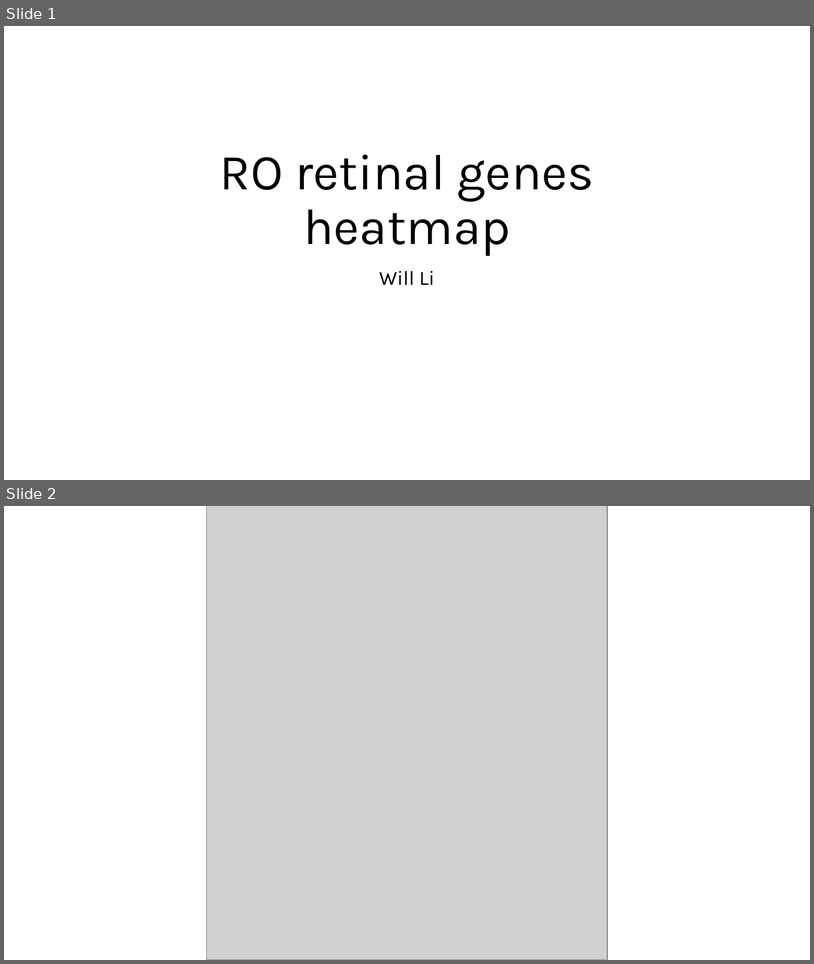
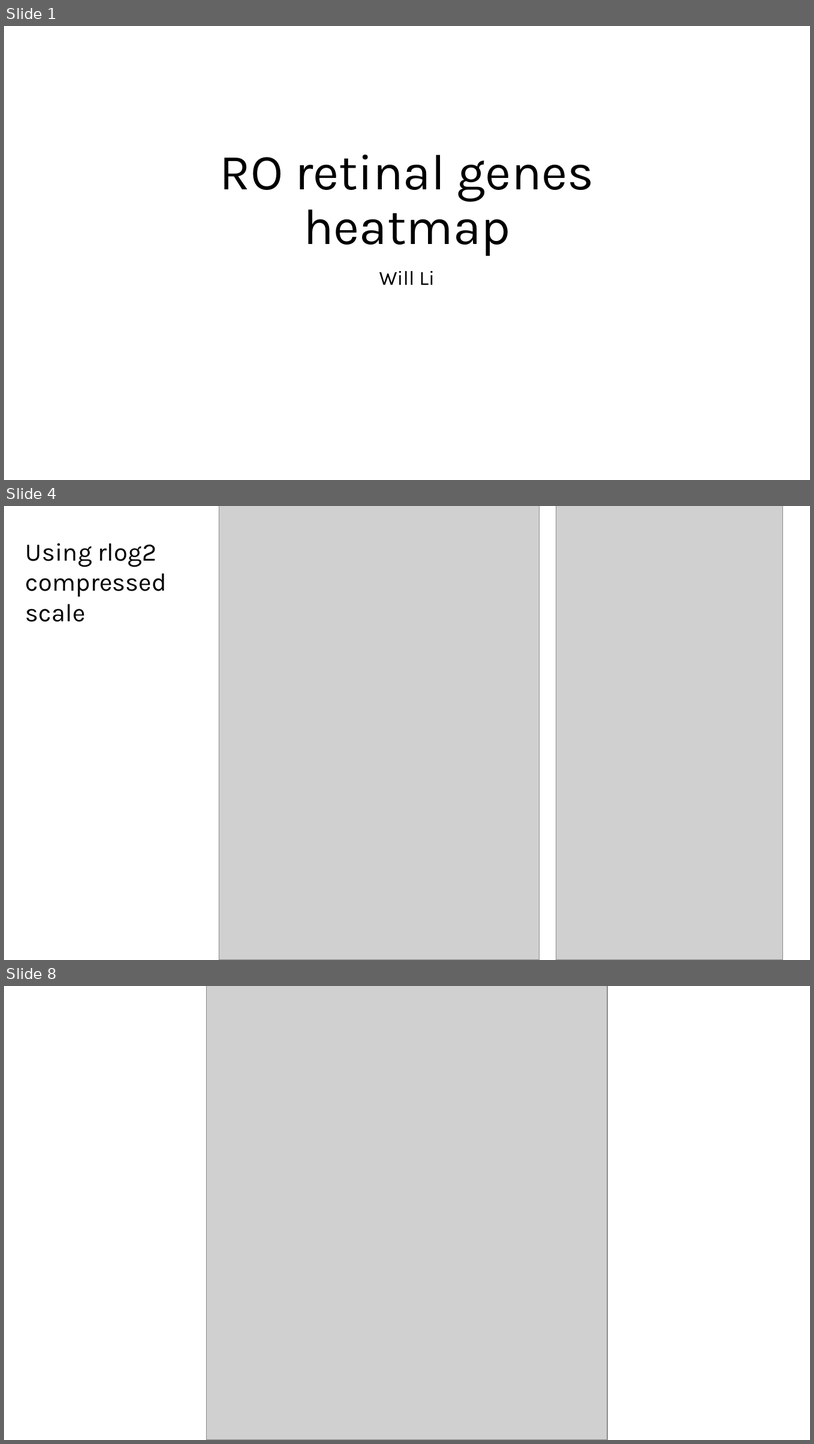
Before and after one commit to lilchromozome/RO, a slide deck: RO retinal gene heatmap.pptx. Shown one above the other, each under a label of ours: slides 1 and 2 before the commit, slides 1, 4 and 8 after it; the slides between them are not shown. The pictures are 814x964 and 814x1444 pixels, drawn with LibreOffice and Linux fonts; fonts in the diff are those of the drawing; grey boxes stand for pictures. Boxes give left, top, right and bottom in pixels: in the first picture for what was removed or moved away, otherwise in the second. Text is boxed around its words. In the diff, an @@ line names an element or a change of style, - is before the commit and + after.

```diff
--- a/RO retinal gene heatmap.pptx
+++ b/RO retinal gene heatmap.pptx
@@ slide 4 added at bbox=[4, 506, 810, 960], background #FFFFFF @@
@@ picture added at bbox=[219, 506, 539, 960] @@
@@ picture added at bbox=[557, 506, 784, 960] @@
@@ text added at bbox=[26, 543, 167, 622], 30 pt, text #000000 @@
+Using rlog2 compressed scale
@@ what was slide 2 is now slide 8 @@
```
Also in this commit, not shown: 2 slides changed, 4 other slides added, 29 other files.
